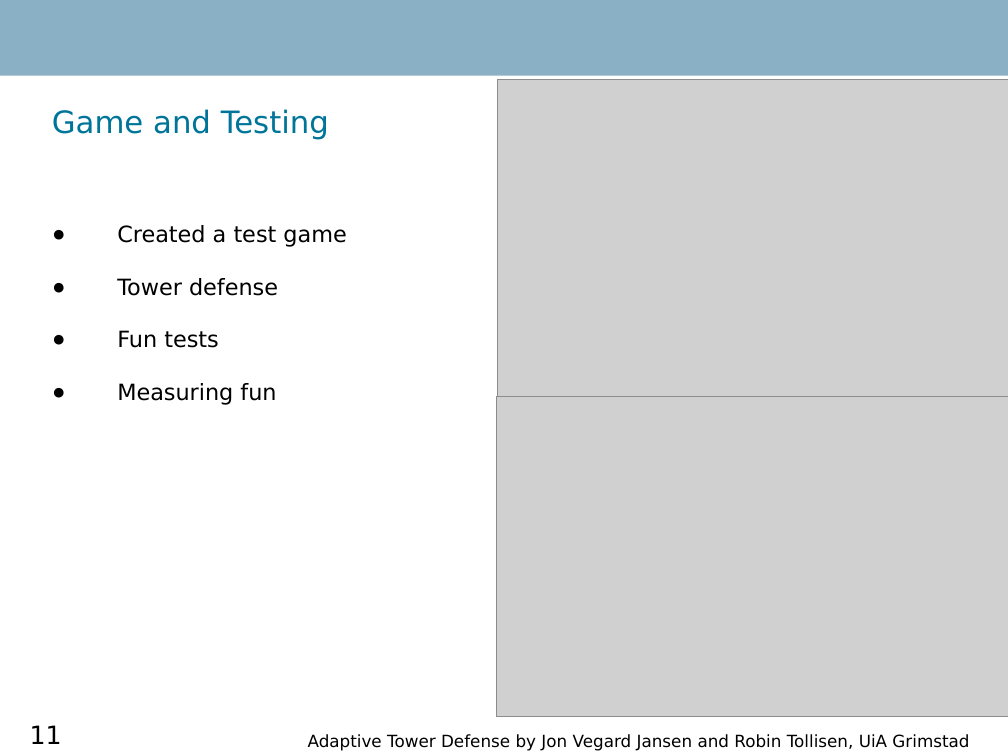
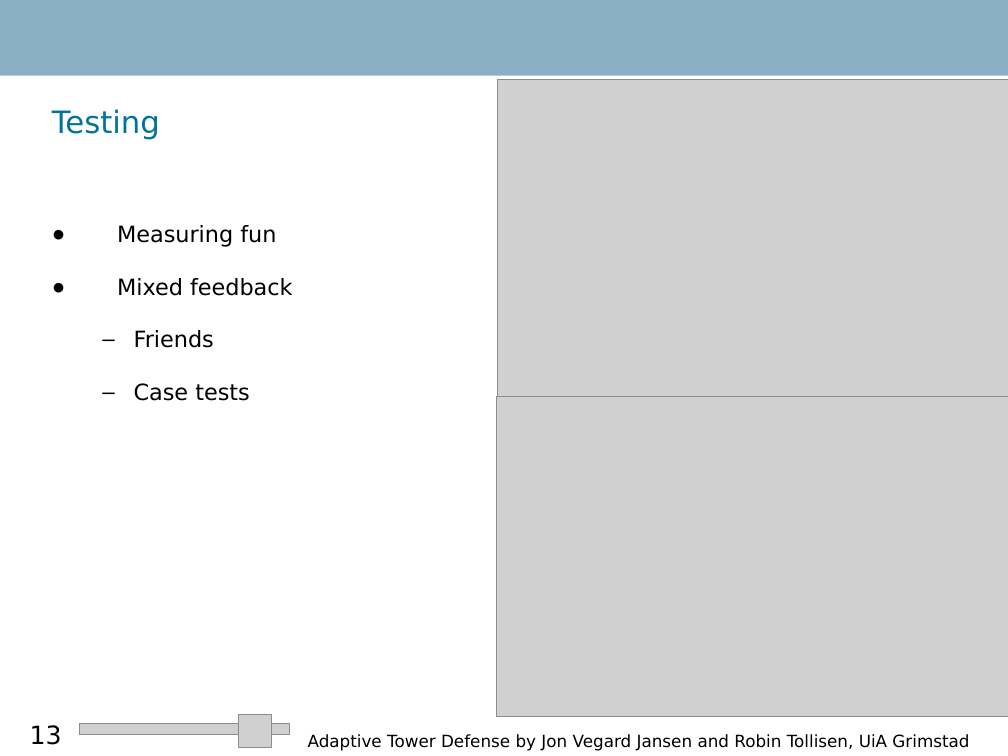
Before and after one commit to RobinTo/AdaptiveGame, a slide deck: slide 13 of IKT411 Advanced Project Report/presentation.ppt (slide 11 before the commit). Drawn at 1008x756 pixels with LibreOffice and Linux fonts; fonts in the diff are those of the drawing; grey boxes stand for pictures; background and template pictures are left out. Boxes give left, top, right and bottom in pixels: in the first picture for what was removed or moved away, otherwise in the second. Text is boxed around its words. In the diff, an @@ line names an element or a change of style, - is before the commit and + after.

```diff
--- a/IKT411 Advanced Project Report/presentation.ppt
+++ b/IKT411 Advanced Project Report/presentation.ppt
@@ title at (52, 109, 160, 139): text changed @@
-Game and Testing
+Testing
@@ text at (117, 225, 346, 348): paragraphs removed @@
-● Created a test game
-● Tower defense
-● Fun tests
@@ text at (117, 278, 293, 401): paragraphs added @@
+● Mixed feedback
+  – Friends
+  – Case tests
@@ picture added at (238, 715, 271, 748) @@
@@ page number at (30, 725, 62, 745): text changed @@
-11
+13
@@ picture added at (80, 724, 289, 734) @@
```
Also in this commit, not shown: 12 other slides changed, 2 slides added, 2 other files.
